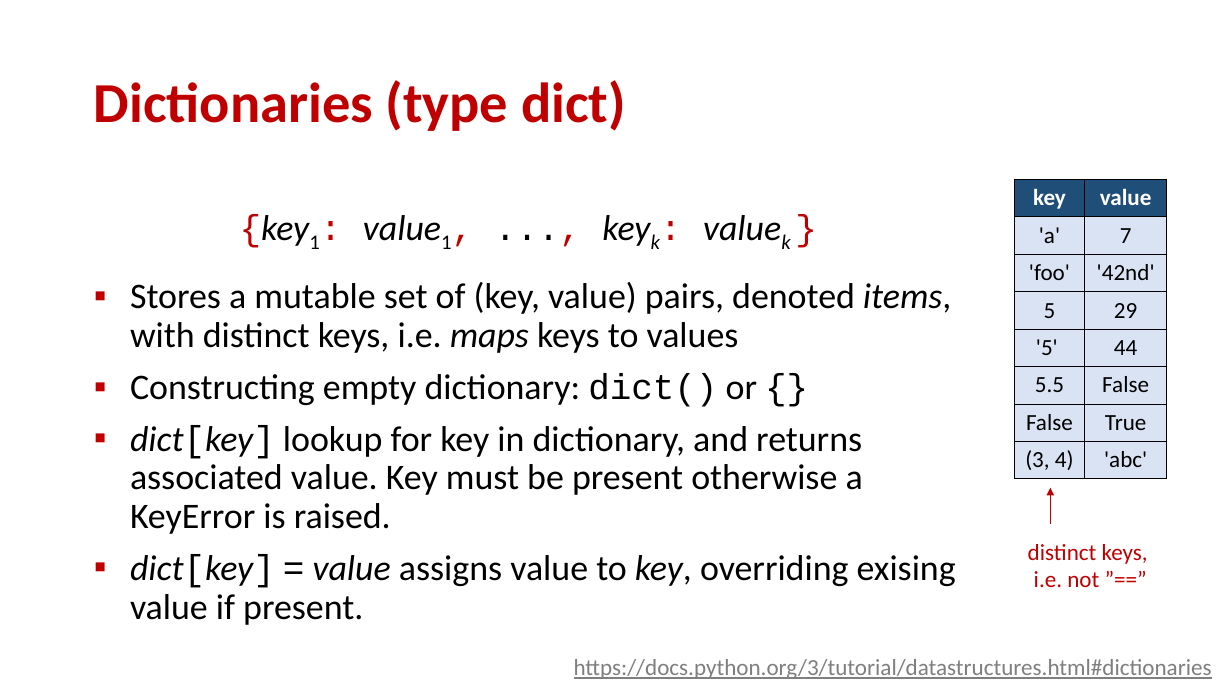
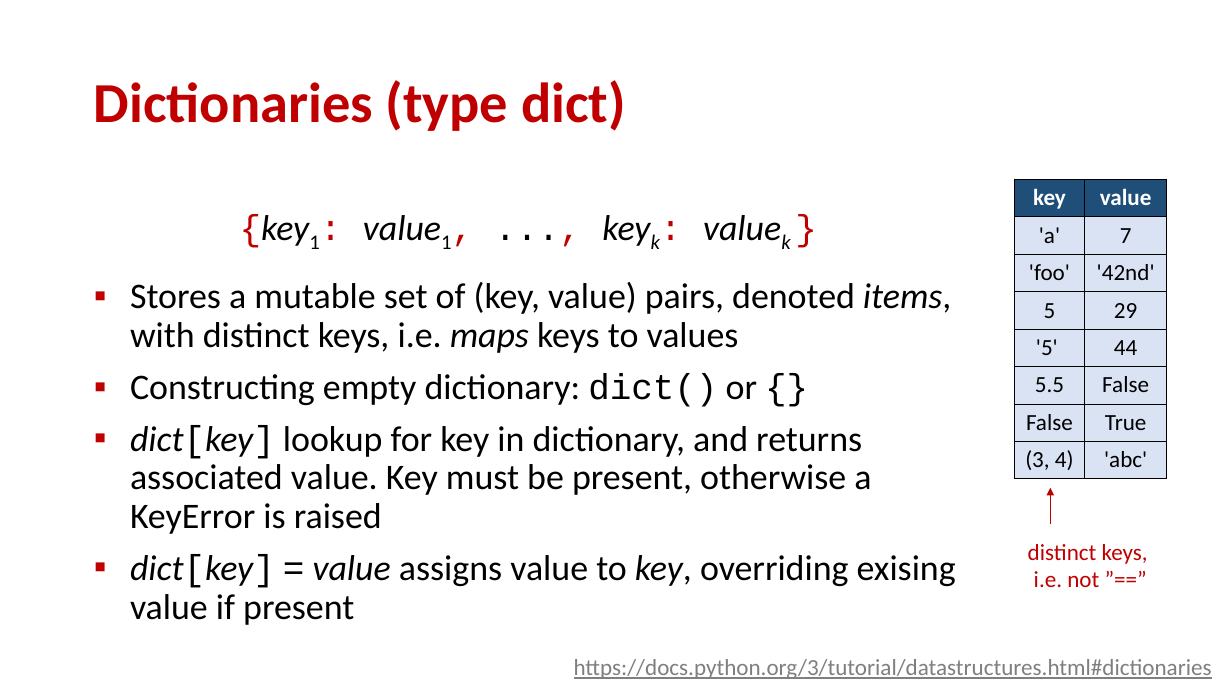
Before and after one commit to gsbrodal/gsbrodal.github.io, a slide deck: slide 2 of ipsa/slides/dictionaries.pptx. Drawn at 1232x693 pixels with LibreOffice and Linux fonts; fonts in the diff are those of the drawing. Boxes give left, top, right and bottom in pixels: in the first picture for what was removed or moved away, otherwise in the second. Text is boxed around its words. In the diff, an @@ line names an element or a change of style, - is before the commit and + after.

Commit message:
tuple & dictionary slides

```diff
--- a/ipsa/slides/dictionaries.pptx
+++ b/ipsa/slides/dictionaries.pptx
@@ text at <box>130,425,956,625</box>: text changed @@
-▪ dict[key] lookup for key in dictionary, and returns associated value. Key must be present otherwise a KeyError is raised.
-▪ dict[key] = value assigns value to key, overriding exising value if present.
+▪ dict[key] lookup for key in dictionary, and returns associated value. Key must be present, otherwise a KeyError is raised
+▪ dict[key] = value assigns value to key, overriding exising value if present
```
Also in this commit, not shown: 7 other slides changed, 6 other files.
